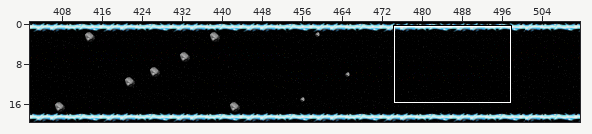
Tiled map: level58.tmx. The first picture is a wide view before the edit; the outline marks the close-up.
Close-up. Before the commit:
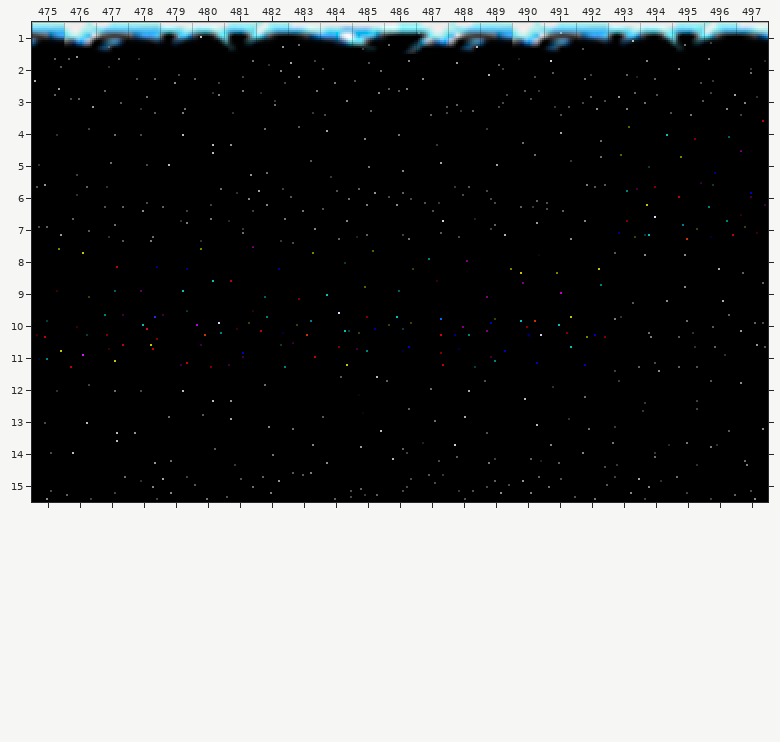
Cells are 16x16 px. Shown: x 475..497, y 1..15.
New version:
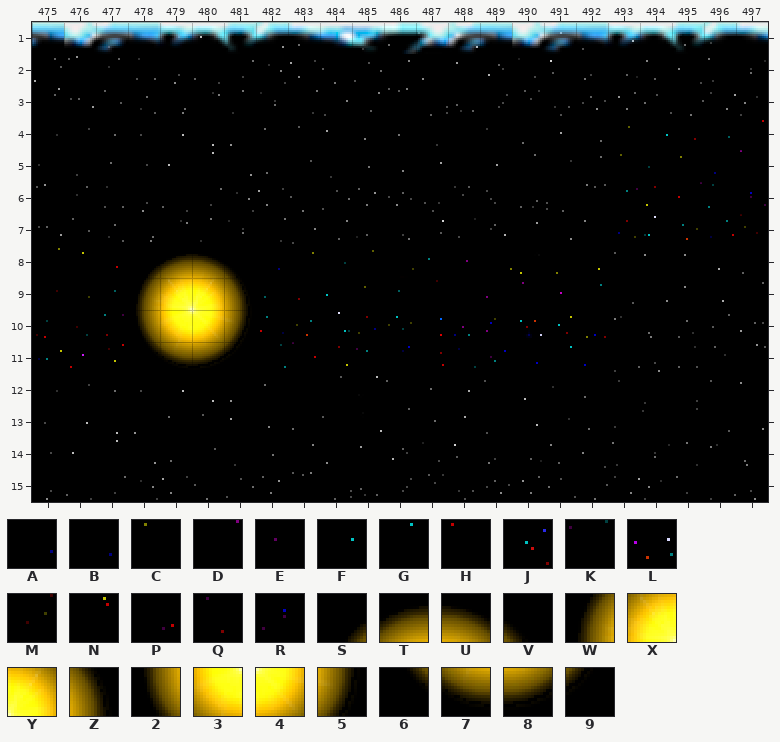
Key: from "reversePolarity Full": A 285, B 286, C 287, D 288, E 345, F 346, G 347, H 348, J 405, K 406, L 407, M 408, N 465, P 466, Q 467, R 468, S 764, T 765, U 766, V 767, W 824, X 825, Y 826, Z 827, 2 884, 3 885, 4 886, 5 887, 6 944, 7 945, 8 946, 9 947.
_ is an empty cell.
Diff:
{"where": "layer \"background\""}
{"y":8,"x":478,"old":"ABCD","new":"STUV"}
{"y":9,"x":478,"old":"EFGH","new":"WXYZ"}
{"y":10,"x":478,"old":"JKLM","new":"2345"}
{"y":11,"x":478,"old":"NPQR","new":"6789"}
{"label":"changed","picture_box":[136,246,254,368]}
